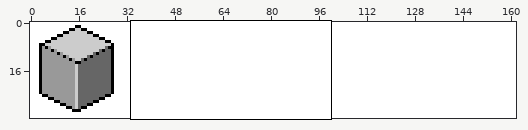
Edited in one commit: pixel-art file (BasicShapes/5shapes6.aseprite). The picture above shows the old version from afar; the outline marks the close-up.
Close-up. As it was:
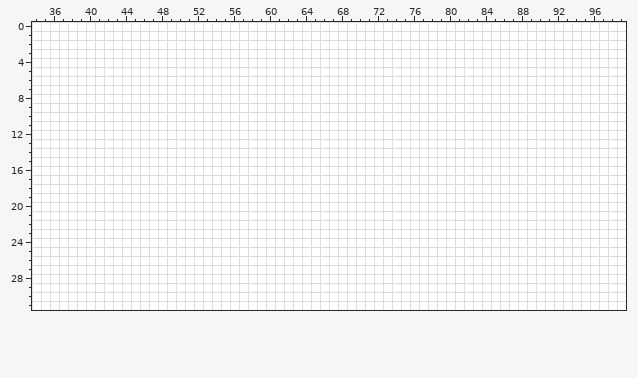
162x32 pixels, 1 frame. Shown: x 34..99, y 0..31.
Once edited:
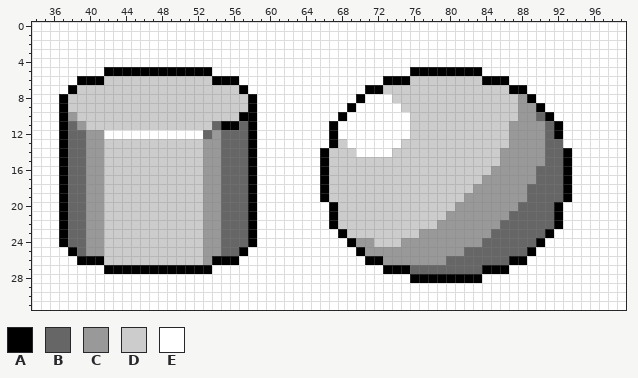
Palette (. is transparent): A #000000  B #666666  C #999999  D #cccccc  E #ffffff
The commit says: Added sphere and cylinder.
Difference:
--- layer "Layer 2"
@@ x 34..99 @@
  4 EEEEEEEEEEEEEEEEEEEEEEEEEEEEEEEEEEEEEEEEEEEEEEEEEEEEEEEEEEEEEEEEEE
- 5 EEEEEEEEEEEEEEEEEEEEEEEEEEEEEEEEEEEEEEEEEEEEEEEEEEEEEEEEEEEEEEEEEE
- 6 EEEEEEEEEEEEEEEEEEEEEEEEEEEEEEEEEEEEEEEEEEEEEEEEEEEEEEEEEEEEEEEEEE
- 7 EEEEEEEEEEEEEEEEEEEEEEEEEEEEEEEEEEEEEEEEEEEEEEEEEEEEEEEEEEEEEEEEEE
- 8 EEEEEEEEEEEEEEEEEEEEEEEEEEEEEEEEEEEEEEEEEEEEEEEEEEEEEEEEEEEEEEEEEE
- 9 EEEEEEEEEEEEEEEEEEEEEEEEEEEEEEEEEEEEEEEEEEEEEEEEEEEEEEEEEEEEEEEEEE
-10 EEEEEEEEEEEEEEEEEEEEEEEEEEEEEEEEEEEEEEEEEEEEEEEEEEEEEEEEEEEEEEEEEE
-11 EEEEEEEEEEEEEEEEEEEEEEEEEEEEEEEEEEEEEEEEEEEEEEEEEEEEEEEEEEEEEEEEEE
-12 EEEEEEEEEEEEEEEEEEEEEEEEEEEEEEEEEEEEEEEEEEEEEEEEEEEEEEEEEEEEEEEEEE
-13 EEEEEEEEEEEEEEEEEEEEEEEEEEEEEEEEEEEEEEEEEEEEEEEEEEEEEEEEEEEEEEEEEE
-14 EEEEEEEEEEEEEEEEEEEEEEEEEEEEEEEEEEEEEEEEEEEEEEEEEEEEEEEEEEEEEEEEEE
-15 EEEEEEEEEEEEEEEEEEEEEEEEEEEEEEEEEEEEEEEEEEEEEEEEEEEEEEEEEEEEEEEEEE
-16 EEEEEEEEEEEEEEEEEEEEEEEEEEEEEEEEEEEEEEEEEEEEEEEEEEEEEEEEEEEEEEEEEE
-17 EEEEEEEEEEEEEEEEEEEEEEEEEEEEEEEEEEEEEEEEEEEEEEEEEEEEEEEEEEEEEEEEEE
-18 EEEEEEEEEEEEEEEEEEEEEEEEEEEEEEEEEEEEEEEEEEEEEEEEEEEEEEEEEEEEEEEEEE
-19 EEEEEEEEEEEEEEEEEEEEEEEEEEEEEEEEEEEEEEEEEEEEEEEEEEEEEEEEEEEEEEEEEE
-20 EEEEEEEEEEEEEEEEEEEEEEEEEEEEEEEEEEEEEEEEEEEEEEEEEEEEEEEEEEEEEEEEEE
-21 EEEEEEEEEEEEEEEEEEEEEEEEEEEEEEEEEEEEEEEEEEEEEEEEEEEEEEEEEEEEEEEEEE
-22 EEEEEEEEEEEEEEEEEEEEEEEEEEEEEEEEEEEEEEEEEEEEEEEEEEEEEEEEEEEEEEEEEE
-23 EEEEEEEEEEEEEEEEEEEEEEEEEEEEEEEEEEEEEEEEEEEEEEEEEEEEEEEEEEEEEEEEEE
-24 EEEEEEEEEEEEEEEEEEEEEEEEEEEEEEEEEEEEEEEEEEEEEEEEEEEEEEEEEEEEEEEEEE
-25 EEEEEEEEEEEEEEEEEEEEEEEEEEEEEEEEEEEEEEEEEEEEEEEEEEEEEEEEEEEEEEEEEE
-26 EEEEEEEEEEEEEEEEEEEEEEEEEEEEEEEEEEEEEEEEEEEEEEEEEEEEEEEEEEEEEEEEEE
-27 EEEEEEEEEEEEEEEEEEEEEEEEEEEEEEEEEEEEEEEEEEEEEEEEEEEEEEEEEEEEEEEEEE
-28 EEEEEEEEEEEEEEEEEEEEEEEEEEEEEEEEEEEEEEEEEEEEEEEEEEEEEEEEEEEEEEEEEE
+ 5 EEEEEEEEAAAAAAAAAAAAEEEEEEEEEEEEEEEEEEEEEEAAAAAAAAEEEEEEEEEEEEEEEE
+ 6 EEEEEAAADDDDDDDDDDDDAAAEEEEEEEEEEEEEEEEAAADDDDDDDDAAAEEEEEEEEEEEEE
+ 7 EEEEADDDDDDDDDDDDDDDDDDAEEEEEEEEEEEEEAADDDDDDDDDDDDDDAAEEEEEEEEEEE
+ 8 EEEADDDDDDDDDDDDDDDDDDDDAEEEEEEEEEEEAEEEDDDDDDDDDDDDDDCAEEEEEEEEEE
+ 9 EEEADDDDDDDDDDDDDDDDDDDDAEEEEEEEEEEAEEEEEDDDDDDDDDDDDDCCAEEEEEEEEE
+10 EEEACDDDDDDDDDDDDDDDDDDAAEEEEEEEEEAEEEEEEEDDDDDDDDDDDDCCBAEEEEEEEE
+11 EEEABCDDDDDDDDDDDDDDBAABAEEEEEEEEAEEEEEEEEDDDDDDDDDDDCCCCBAEEEEEEE
+12 EEEABBCCEEEEEEEEEEEBCBBBAEEEEEEEEAEEEEEEEEDDDDDDDDDDDCCCCBAEEEEEEE
+13 EEEABBCCDDDDDDDDDDDCCBBBAEEEEEEEEADEEEEEEDDDDDDDDDDDDCCCCBBEEEEEEE
+14 EEEABBCCDDDDDDDDDDDCCBBBAEEEEEEEADDDEEEEDDDDDDDDDDDDCCCCCBBAEEEEEE
+15 EEEABBCCDDDDDDDDDDDCCBBBAEEEEEEEADDDDDDDDDDDDDDDDDDDCCCCCBBAEEEEEE
+16 EEEABBCCDDDDDDDDDDDCCBBBAEEEEEEEADDDDDDDDDDDDDDDDDDCCCCCBBBAEEEEEE
+17 EEEABBCCDDDDDDDDDDDCCBBBAEEEEEEEADDDDDDDDDDDDDDDDDCCCCCCBBBAEEEEEE
+18 EEEABBCCDDDDDDDDDDDCCBBBAEEEEEEEADDDDDDDDDDDDDDDDCCCCCCBBBBAEEEEEE
+19 EEEABBCCDDDDDDDDDDDCCBBBAEEEEEEEADDDDDDDDDDDDDDDCCCCCCCBBBBAEEEEEE
+20 EEEABBCCDDDDDDDDDDDCCBBBAEEEEEEEEADDDDDDDDDDDDDCCCCCCCBBBBAEEEEEEE
+21 EEEABBCCDDDDDDDDDDDCCBBBAEEEEEEEEADDDDDDDDDDDDCCCCCCCBBBBBAEEEEEEE
+22 EEEABBCCDDDDDDDDDDDCCBBBAEEEEEEEEADDDDDDDDDDDCCCCCCCBBBBBBAEEEEEEE
+23 EEEABBCCDDDDDDDDDDDCCBBBAEEEEEEEEEADDDDDDDDCCCCCCCCBBBBBBAEEEEEEEE
+24 EEEABBCCDDDDDDDDDDDCCBBBAEEEEEEEEEEACCDDDCCCCCCCCCBBBBBBAEEEEEEEEE
+25 EEEEABCCDDDDDDDDDDDCCBBAEEEEEEEEEEEEACCCCCCCCCCCBBBBBBBAEEEEEEEEEE
+26 EEEEEAAADDDDDDDDDDDCAAAEEEEEEEEEEEEEEAACCCCCCCBBBBBBBAAEEEEEEEEEEE
+27 EEEEEEEEAAAAAAAAAAAAEEEEEEEEEEEEEEEEEEEAAABBBBBBBBAAAEEEEEEEEEEEEE
+28 EEEEEEEEEEEEEEEEEEEEEEEEEEEEEEEEEEEEEEEEEEAAAAAAAAEEEEEEEEEEEEEEEE
 29 EEEEEEEEEEEEEEEEEEEEEEEEEEEEEEEEEEEEEEEEEEEEEEEEEEEEEEEEEEEEEEEEEE
